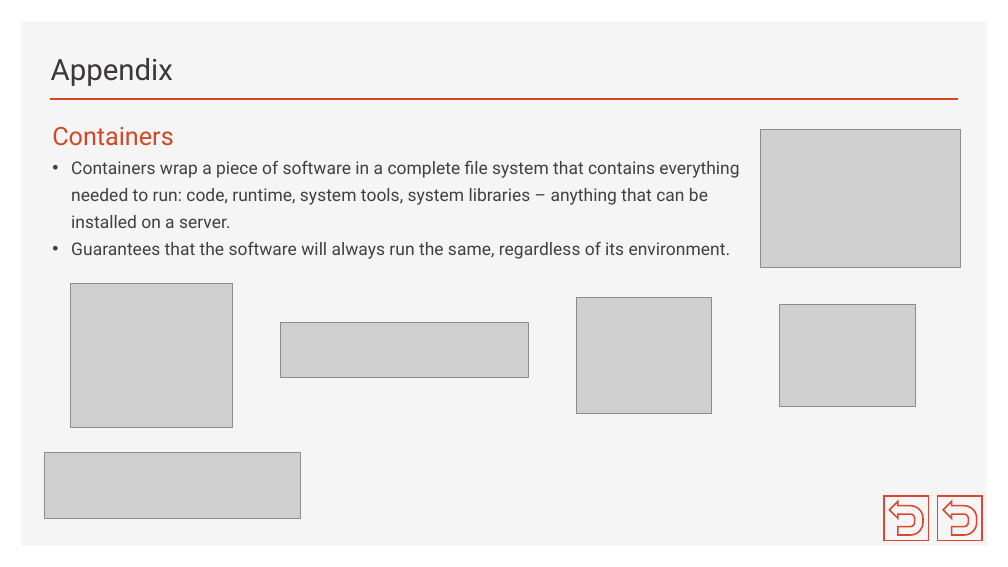
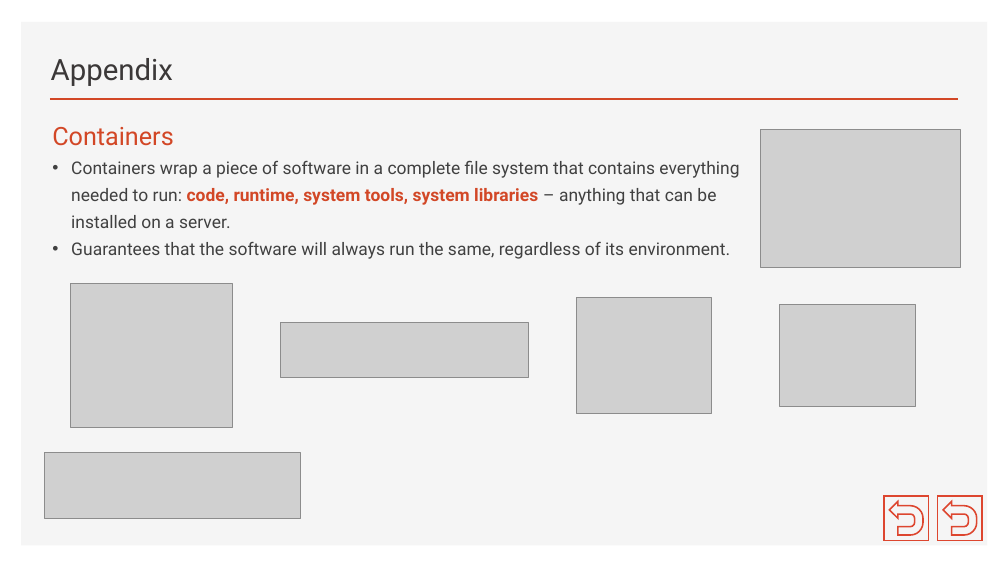
Before and after one commit to brianperera/EasyMaintain, a slide deck: slide 28 of Documents/MicroServices.pptx (slide 26 before the commit). Drawn at 1008x567 pixels with LibreOffice and Linux fonts; fonts in the diff are those of the drawing; grey boxes stand for pictures. Boxes give left, top, right and bottom in pixels: in the first picture for what was removed or moved away, otherwise in the second. Text is boxed around its words. In the diff, an @@ line names an element or a change of style, - is before the commit and + after.

```diff
--- a/Documents/MicroServices.pptx
+++ b/Documents/MicroServices.pptx
@@ text at (71, 161, 739, 228): text colour #404040 to #D24726, bold on in "code, runtime, system tools, system libraries" @@
```
Also in this commit, not shown: 7 other slides changed, 2 slides added.
